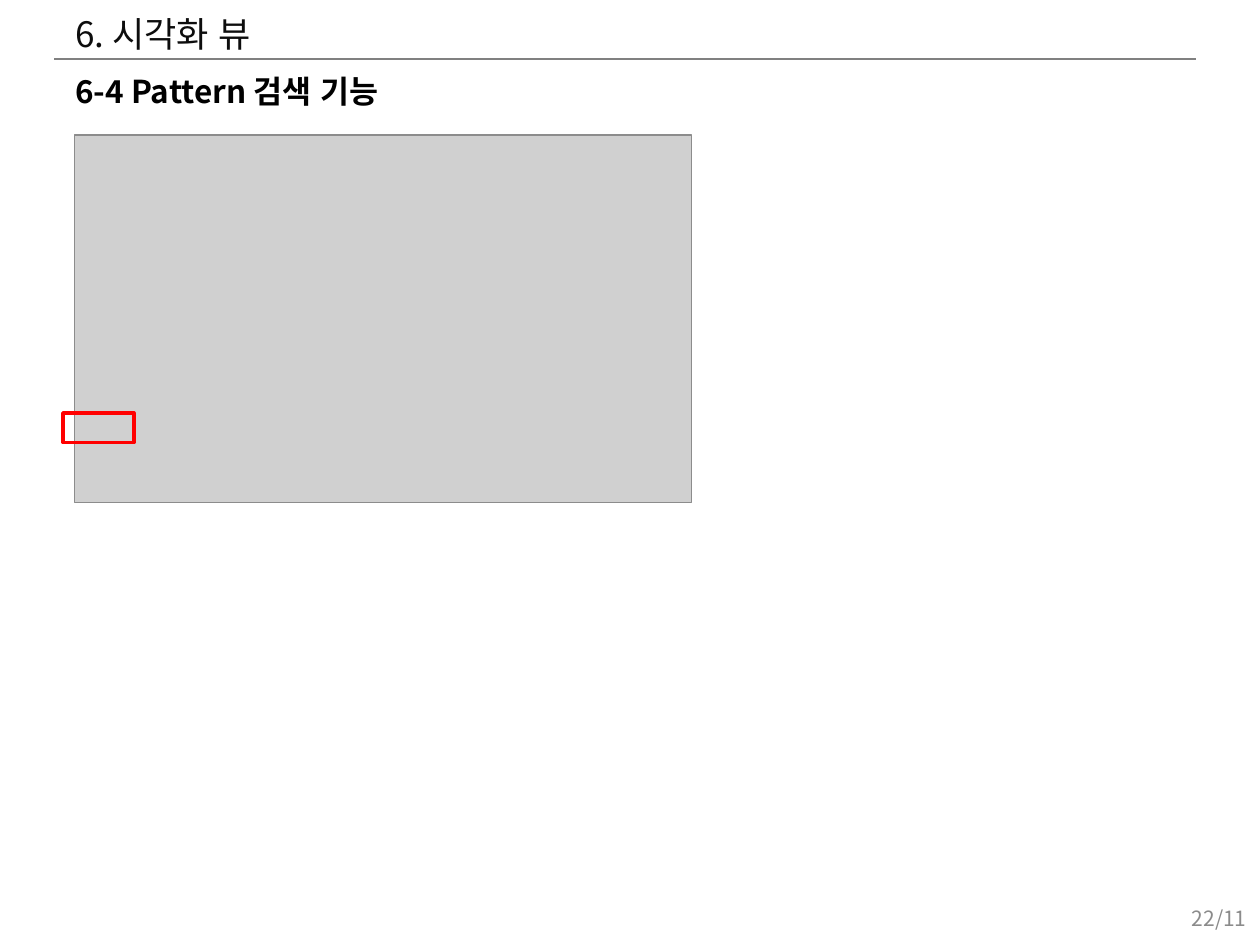
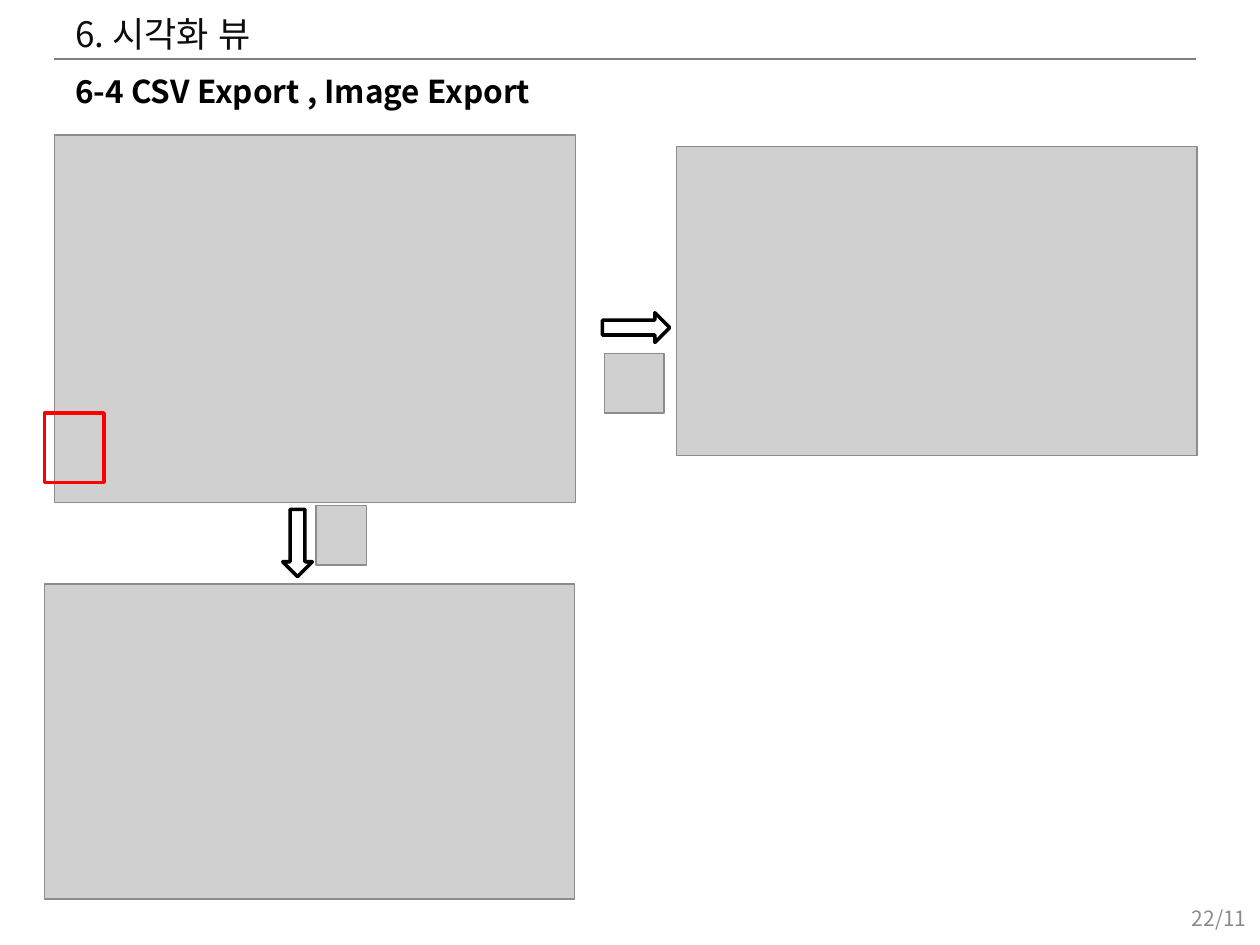
Before and after one commit to hwany7seo/gdbms_document, a slide deck: slide 22 of mockup/시각화도구_UI_UX_기획서.pptx. Drawn at 1260x945 pixels with LibreOffice and Linux fonts; fonts in the diff are those of the drawing; grey boxes stand for pictures. Boxes give left, top, right and bottom in pixels: in the first picture for what was removed or moved away, otherwise in the second. Text is boxed around its words. In the diff, an @@ line names an element or a change of style, - is before the commit and + after.

```diff
--- a/mockup/시각화도구_UI_UX_기획서.pptx
+++ b/mockup/시각화도구_UI_UX_기획서.pptx
@@ text at [75,79,530,111]: text changed @@
-6-4 Pattern 검색 기능
+6-4 CSV Export , Image Export
@@ picture: place and size @@
-picture at [74,135,692,501]
+picture at [54,135,575,501]
@@ picture added at [677,147,1197,456] @@
@@ down arrow added at [603,312,670,342], fill #FFFFFF, outline #000000 2 pt @@
@@ picture added at [605,354,664,413] @@
@@ rectangle: place and size @@
-rectangle at [63,413,134,444]
+rectangle at [44,413,103,483]
@@ down arrow added at [282,509,312,576], fill #FFFFFF, outline #000000 2 pt @@
@@ picture added at [316,505,367,564] @@
@@ picture added at [44,585,575,900] @@
```
Also in this commit, not shown: 6 other slides changed, 1 slide added, 4 other files.
